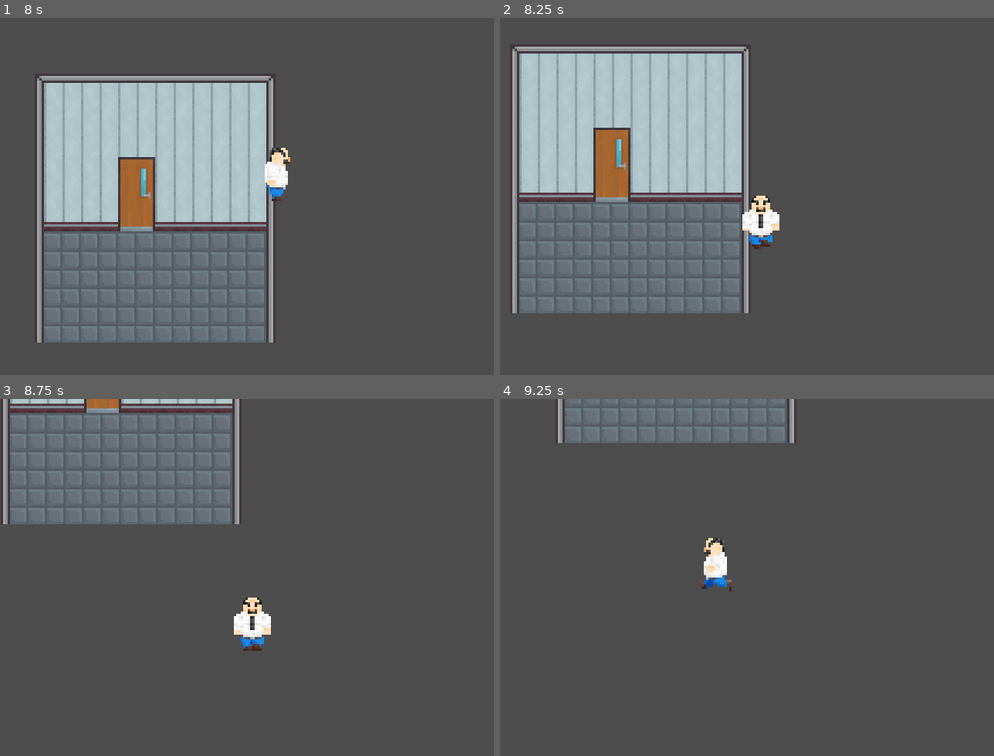
Above: before the commit, frames 1-4 (two rows, left to right).
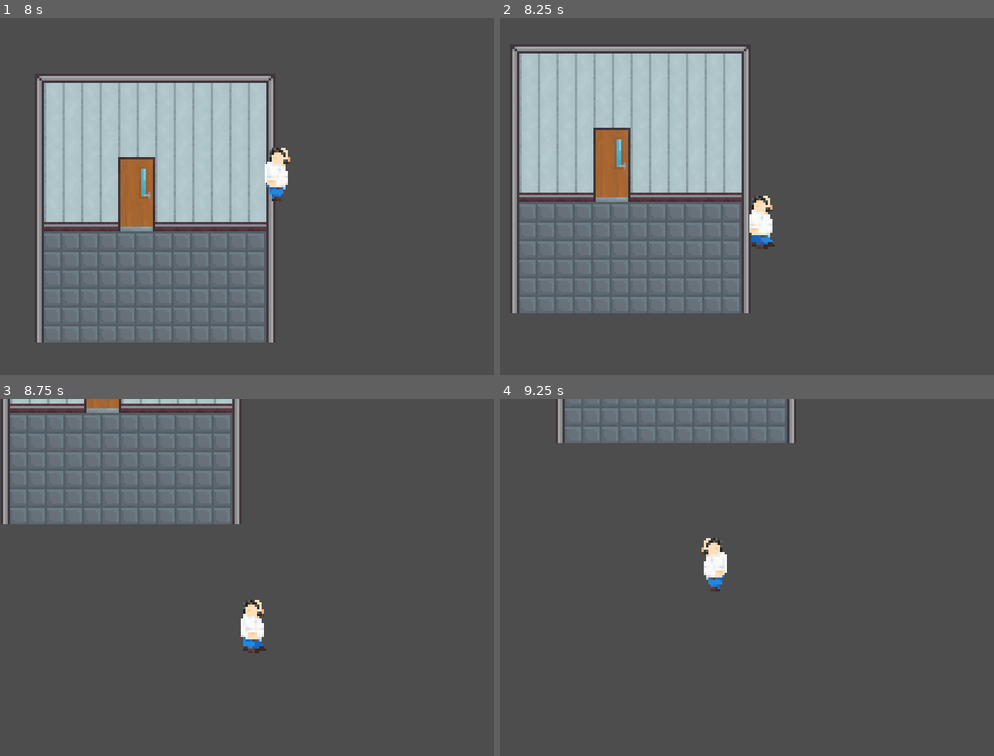
Above: after the commit, the same moments.

Repository: ShlimerAFK/GameJam
Game: Godot game, scene res://scenes/roomTest1.tscn
Same seed, same stepped clock (60 frames per second), same inputs: the game is played once before the commit and once after it. This scene is started directly instead of the project's main scene.
Inputs:
- Up to frame 1 (8 s): tap E (interact) at 0.5, 4.25, 7.25 s; hold D (right) 0.53-1.28 s; tap 1 (1) at 0.6, 4.55, 5.1 s; tap 2 (2) at 0.8, 1.35, 5.3, 5.85 s; hold S (down) 1.28-2.03 s; tap 3 (3) at 1.55, 2.1, 6.05, 6.6 s; hold D (right) 2.03-2.78 s; tap 4 (4) at 2.3, 2.85, 6.8, 7.35 s; hold W (up) 2.78-3.53 s; tap 5 (5) at 3.05, 3.6, 7.55 s; hold Shift (run) 3.53-4.28 s; hold A (left) 3.53-5.03 s; tap Shift (run) at 4.35 s; hold S (down) 5.03-5.78 s; hold D (right) 5.78-6.53 s; hold W (up) 6.53-7.28 s; hold D (right) from 7.28 s (still down)
- Up to frame 2 (8.25 s): release D (right) at 8.03 s; hold S (down) from 8.03 s (still down); hold Shift (run) from 8.03 s (still down); tap 5 (5) at 8.1 s
- Up to frame 3 (8.75 s): keep holding S (down); keep holding Shift (run)
- Up to frame 4 (9.25 s): release S (down) at 8.78 s; release Shift (run) at 8.78 s; hold A (left) from 8.78 s (still down); tap E (interact) at 8.85 s; tap 1 (1) at 9.05 s

Frame 1 is identical in both runs. In frame 2, 0.5% of the frame differs, in the area x 49-57%, y 49-65%; in frame 3, 0.5%, in the area x 47-55%, y 55-72%; in frame 4, 0.3%.

Commit message:
Working on idle adding animations

Diff:
--- a/scripts/player/idleState.gd
+++ b/scripts/player/idleState.gd
@@ -2,8 +2,18 @@
 
 class_name IdleState
 
+var facing_direction := "down"
+
 func enter():
-	animation.play("idle")
+
+	if facing_direction == "up":
+		animation.play("idle_up")
+
+	elif facing_direction == "left" or facing_direction == "right":
+		animation.play("idle_side")
+
+	elif facing_direction == "down":
+		animation.play("idle_down")
 
 func physics_update(delta: float):
 
@@ -15,3 +25,13 @@
 		state_machine.change_state("WalkState")
 	elif event.is_action_pressed("run"):
 		state_machine.change_state("RunState")
+
+
+func _on_walk_state_changed_direction(direction: String) -> void:
+	facing_direction = direction
+	print(direction)
+
+
+func _on_run_state_changed_direction(direction: String) -> void:
+	facing_direction = direction
+	print(direction)
--- a/scripts/player/movementState.gd
+++ b/scripts/player/movementState.gd
@@ -4,9 +4,13 @@
 
 @onready var idle_timer = $"../../IdleTimer"
 
-var speed = 5000
+var speed := 5000
 
-var animations = ["walk_down", "walk_up", "walk_side"]
+var animations := ["walk_down", "walk_up", "walk_side"]
+
+signal changed_direction(direction: String)
+
+var facing_direction := "down"
 
 func physics_update(delta: float):
 
@@ -18,12 +22,23 @@
 func handle_movement(delta: float):
 	var direction := Input.get_vector("left", "right", "up", "down")
 
-	if direction == Vector2(0.0 , 1.0):
+	if direction == Vector2(0.0 , 1.0) and not facing_direction == "down":
 		animation.play(animations[0])
-	elif direction == Vector2(0.0 , -1.0):
+		changed_direction.emit("down")
+		facing_direction = "down"
+	elif direction == Vector2(0.0 , -1.0) and not facing_direction == "up":
 		animation.play(animations[1])
-	elif direction == Vector2(1.0 , 0.0) or direction == Vector2(-1.0 , 0):
+		facing_direction = "up"
+		changed_direction.emit("up")
+	elif direction == Vector2(1.0 , 0.0) and not facing_direction == "right":
 		animation.play(animations[2])
+		facing_direction = "right"
+		changed_direction.emit("right")
+
+	elif direction == Vector2(-1.0 , 0) and not facing_direction == "left":
+		animation.play(animations[2])
+		facing_direction = "left"
+		changed_direction.emit("left")
 
 	if player.velocity.x > 0:
 		animation.flip_h = true
--- a/thingies/player.tscn
+++ b/thingies/player.tscn
@@ -3,7 +3,9 @@
 [ext_resource type="Script" uid="uid://c5hjtq0mhk4ue" path="res://scripts/player/stateMachine.gd" id="1_86rj8"]
 [ext_resource type="Texture2D" uid="uid://bb1y4ht6t4b32" path="res://sprites/player/playerDown/playerDIdle.png" id="1_lp3ep"]
 [ext_resource type="Texture2D" uid="uid://d1ltw841l2l5o" path="res://sprites/player/playerDown/playerDWalk.png" id="2_76jg7"]
+[ext_resource type="Texture2D" uid="uid://dy80dn6krwkvp" path="res://sprites/player/playerUp/playerUpIdle.png" id="2_bm45k"]
 [ext_resource type="Script" uid="uid://cuij2t2vyqnla" path="res://scripts/player/idleState.gd" id="2_jeytj"]
+[ext_resource type="Texture2D" uid="uid://bdiec5q37vgeb" path="res://sprites/player/playerSide/playerSideIdle.png" id="2_vp63t"]
 [ext_resource type="Texture2D" uid="uid://ckeirkc7b67i7" path="res://sprites/player/playerSide/playerSWalk.png" id="3_lp3ep"]
 [ext_resource type="Script" uid="uid://dnbl05w8p0q1" path="res://scripts/player/runState.gd" id="3_ltg3l"]
 [ext_resource type="Texture2D" uid="uid://db3yghhj3upxd" path="res://sprites/player/playerUp/playerUWalk.png" id="4_bm45k"]
@@ -22,6 +24,18 @@
 atlas = ExtResource("1_lp3ep")
 region = Rect2(18, 0, 18, 24)
 
+[sub_resource type="AtlasTexture" id="AtlasTexture_gswws"]
+atlas = ExtResource("2_vp63t")
+region = Rect2(0, 0, 18, 24)
+
+[sub_resource type="AtlasTexture" id="AtlasTexture_ccjma"]
+atlas = ExtResource("2_vp63t")
+region = Rect2(18, 0, 18, 24)
+
+[sub_resource type="AtlasTexture" id="AtlasTexture_fuu1n"]
+atlas = ExtResource("2_vp63t")
+region = Rect2(36, 0, 18, 24)
+
 [sub_resource type="AtlasTexture" id="AtlasTexture_5t78w"]
 atlas = ExtResource("2_76jg7")
 region = Rect2(0, 0, 18, 24)
@@ -179,8 +193,30 @@
 "texture": SubResource("AtlasTexture_lfslr")
 }],
 "loop": 1,
-"name": &"idle",
+"name": &"idle_down",
 "speed": 3.0
+}, {
+"frames": [{
+"duration": 1.0,
+"texture": SubResource("AtlasTexture_gswws")
+}, {
+"duration": 1.0,
+"texture": SubResource("AtlasTexture_ccjma")
+}, {
+"duration": 1.0,
+"texture": SubResource("AtlasTexture_fuu1n")
+}],
+"loop": 1,
+"name": &"idle_side",
+"speed": 5.0
+}, {
+"frames": [{
+"duration": 1.0,
+"texture": ExtResource("2_bm45k")
+}],
+"loop": 1,
+"name": &"idle_up",
+"speed": 5.0
 }, {
 "frames": [{
 "duration": 1.0,
@@ -334,7 +370,7 @@
 [node name="AnimatedSprite2D" type="AnimatedSprite2D" parent="." unique_id=1426137098]
 position = Vector2(1, -12)
 sprite_frames = SubResource("SpriteFrames_ltg3l")
-animation = &"idle"
+animation = &"idle_side"
 
 [node name="CollisionShape2D" type="CollisionShape2D" parent="." unique_id=254351039]
 position = Vector2(0, -2)
@@ -372,5 +408,7 @@
 
 [node name="CanvasLayer" parent="." unique_id=282255516 instance=ExtResource("8_5t78w")]
 
+[connection signal="changed_direction" from="StateMachine/RunState" to="StateMachine/IdleState" method="_on_run_state_changed_direction"]
+[connection signal="changed_direction" from="StateMachine/WalkState" to="StateMachine/IdleState" method="_on_walk_state_changed_direction"]
 [connection signal="timeout" from="IdleTimer" to="StateMachine/RunState" method="_on_idle_timer_timeout"]
 [connection signal="timeout" from="IdleTimer" to="StateMachine/WalkState" method="_on_idle_timer_timeout"]
Binary file changed: sprites/player/playerSide/playerSideIdle.png
Binary file added: sprites/player/playerSide/playerSideIdlePic.png
Not shown, added: sprites/player/playerSide/playerSideIdlePic.png.import
Not shown, added: thingies/player.tscn235241466153.tmp
Not shown, added: thingies/player.tscn235250643605.tmp
